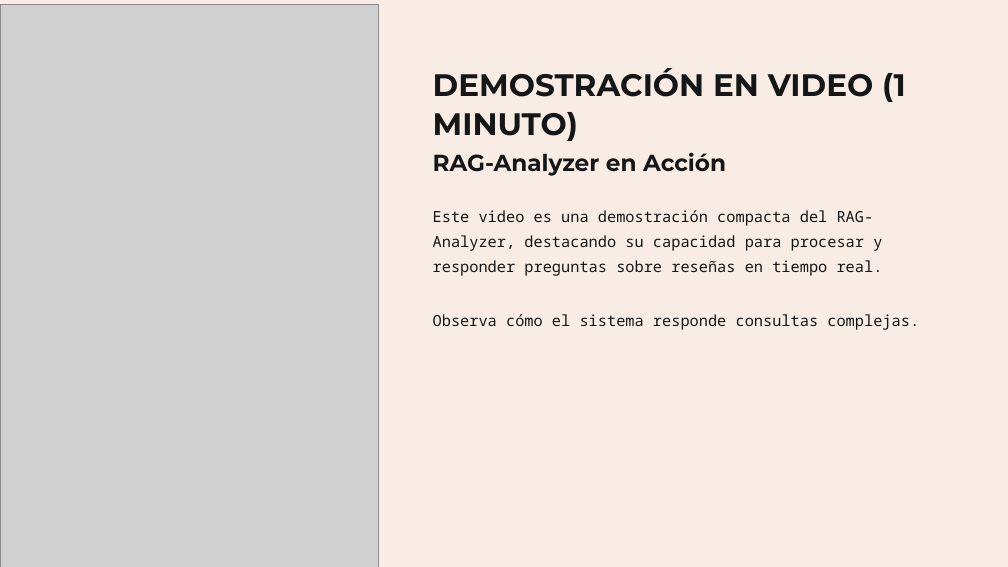
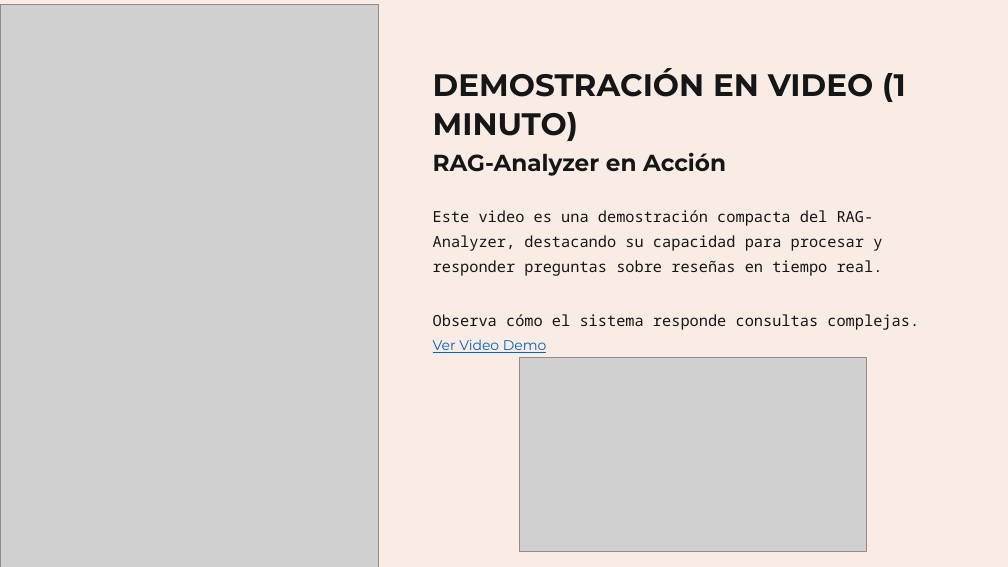
Before and after one commit to Teefijimenez15/curso-nlp-ifts24, a slide deck: slide 5 of Porfolio personal.pptx. Drawn at 1008x567 pixels with LibreOffice and Linux fonts; fonts in the diff are those of the drawing; grey boxes stand for pictures. Boxes give left, top, right and bottom in pixels: in the first picture for what was removed or moved away, otherwise in the second. Text is boxed around its words. In the diff, an @@ line names an element or a change of style, - is before the commit and + after.

```diff
--- a/Porfolio personal.pptx
+++ b/Porfolio personal.pptx
@@ text added at box(433, 339, 547, 353), 16 pt, text #0563C1, underline @@
+Ver Video Demo
@@ picture added at box(520, 357, 866, 551) @@
```
Also in this commit, not shown: 3 other slides changed, 17 other files.
